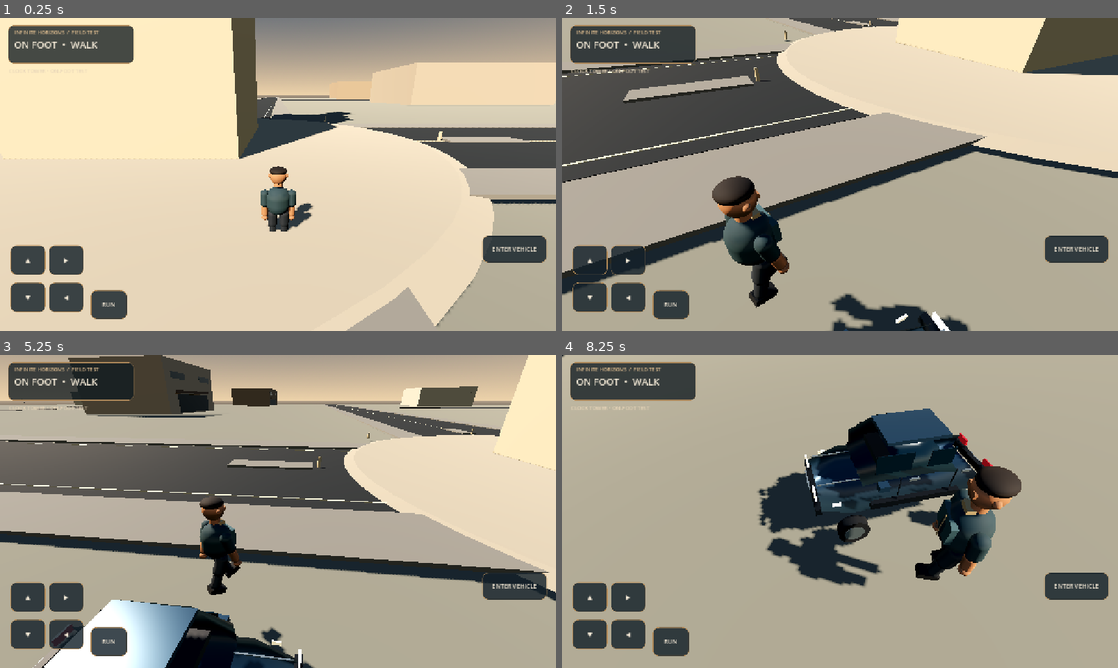
Above: before the commit, frames 1-4 (two rows, left to right).
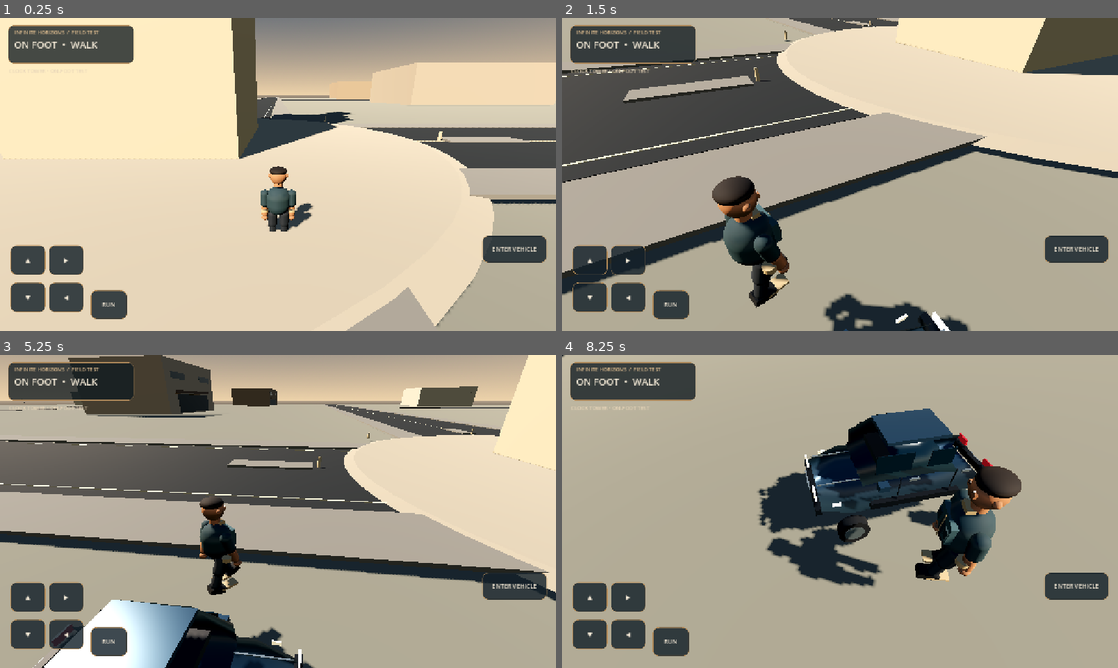
Above: after the commit, the same moments.

Repository: strideproject77-lgtm/Hill-Climb
Game: Godot game, scene res://scenes/main.tscn
Two runs of this game, one before a commit and one after it. Both use one fixed random seed, a clock stepped at 60 frames per second and the inputs below.
Inputs (mouse positions are in pixels of both pictures, inside the frame that each line leads up to):
- Up to frame 1 (0.25 s): no input
- Up to frame 2 (1.5 s): click "ENTER VEHICLE" at 0.5 s; tap Enter at 1.25 s; move the mouse to (962, 158) at 1.27 s; hold Right from 1.28 s (still down); tap E at 1.35 s; click (962, 158) at 1.42 s
- Up to frame 3 (5.25 s): release Right at 2 s; click "ENTER VEHICLE" at 2 s; drag from (166, 527) to (250, 574) at 2.77 s; click "ACCELERATE" at 3.5 s; click "BRAKE" at 4.25 s; move the mouse to (333, 442) at 5.02 s; hold Right from 5.03 s (still down); tap E at 5.1 s
- Up to frame 4 (8.25 s): release Right at 5.75 s; drag from (812, 574) to (673, 464) at 5.77 s; move the mouse to (1006, 558) at 6.52 s; hold Left 6.53-7.25 s; tap E at 6.6, 8.1 s; drag from (673, 464) to (756, 433) at 7.27 s; move the mouse to (867, 511) at 8.02 s; hold Down from 8.03 s (still down); click (867, 511) at 8.17 s

The runs differ from the first frame. In frame 1, less than 0.1% of the frame differs, in the area x 47-53%, y 61-63%; in frame 2, 0.5%, in the area x 34-63%, y 55-100%; in frame 3, 0.2%; in frame 4, 0.3%.

Commit message:
Improve player character facial and clothing detail

Diff:
--- a/game/scripts/player_character.gd
+++ b/game/scripts/player_character.gd
@@ -164,6 +164,29 @@
 	var zipper := BoxMesh.new()
 	zipper.size = Vector3(0.018, 0.47, 0.018)
 	_mesh(visual_root, zipper, Vector3(0, 1.24, -0.337), trim)
+	var eye_white := _material(Color("#eee7d8"), 0.42)
+	var eye_dark := _material(Color("#211b18"), 0.35)
+	for side in [-1.0, 1.0]:
+		var eye := SphereMesh.new()
+		eye.radius = 0.027
+		eye.height = 0.035
+		_mesh(visual_root, eye, Vector3(side * 0.078, 2.015, -0.211), eye_white)
+		var pupil := SphereMesh.new()
+		pupil.radius = 0.013
+		pupil.height = 0.018
+		_mesh(visual_root, pupil, Vector3(side * 0.078, 2.014, -0.235), eye_dark)
+		var pocket := BoxMesh.new()
+		pocket.size = Vector3(0.13, 0.15, 0.025)
+		_mesh(visual_root, pocket, Vector3(side * 0.19, 1.30, -0.337), shirt)
+		var cuff := CylinderMesh.new()
+		cuff.top_radius = 0.102
+		cuff.bottom_radius = 0.102
+		cuff.height = 0.09
+		_mesh(visual_root, cuff, Vector3(side * 0.39, 0.93, 0), trim)
+	for side in [-1.0, 1.0]:
+		var sole := BoxMesh.new()
+		sole.size = Vector3(0.24, 0.045, 0.40)
+		_mesh(visual_root, sole, Vector3(side * 0.17, 0.035, -0.075), trim)
 
 func _animate_character(delta: float) -> void:
 	anim_clock += delta * (7.8 if moving_amount > 0.1 else 2.0)
